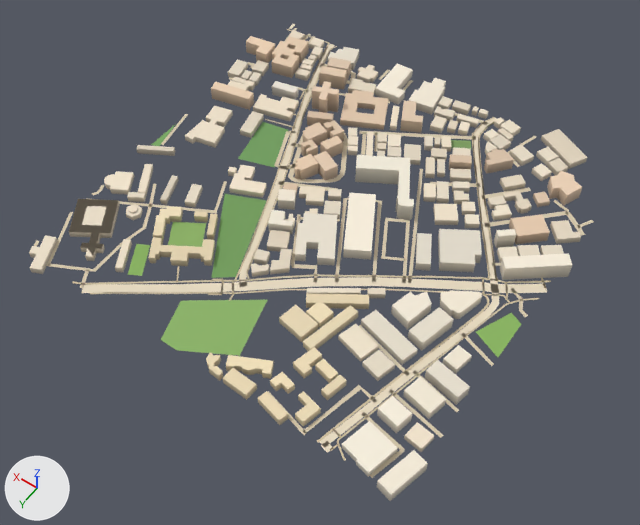
The glTF model public/assets/bengaluru-v1/tiles/t2_-3-l0.glb: old version first, new version second.
The view is the same before and after, from a 50 mm lens placed at (867.0, -684.0, 781.0), pointed at (1234.0, -1198.0, -28.0). The lights are fixed; the arrows at lower left show +X, +Y and +Z. The picture after the commit comes second. Vertices at exactly the same position are counted once.

Names of what the first picture shows: 'building', 'ground'.
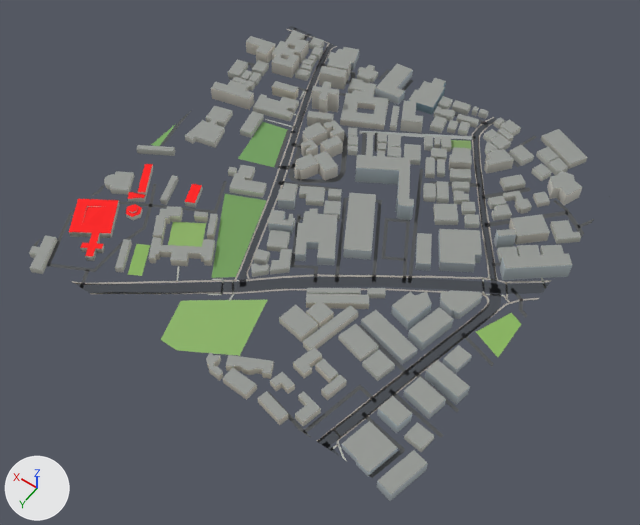
Location of each change, (x1, y1, x2, y2) in pixels of the pictures (640 x 525 px; the box of a moved part takes in the faces that stretch with it):
'ground', reshaped: before (34, 24, 594, 478); after (34, 26, 610, 478)
part 1 of me_building, cut back: before (75, 179, 150, 233); after (69, 179, 150, 261)
part 2 of me_building, recoloured (darker): (29, 30, 587, 501) in both
part 3 of me_ground, rebuilt: before (320, 288, 499, 448); after (317, 289, 501, 448)
part 4 of me_ground, rebuilt: before (321, 443, 333, 453); after (324, 441, 339, 456)
part 5 of me_ground, moved or reshaped: before (46, 28, 594, 478); after (47, 26, 610, 478)
part 6 of me_ground, moved or reshaped: (341, 198, 409, 228) in both
part 7 of me_ground, recoloured: (47, 29, 585, 458) in both

Diff of the bpy script that builds the scene:
```diff
--- a/public/assets/bengaluru-v1/tiles/t2_-3-l0.glb.py
+++ b/public/assets/bengaluru-v1/tiles/t2_-3-l0.glb.py
@@ me_building @@
 # used by ob_building; location = (1000.0, -1500.0, 0.0)
-me_building.from_pydata(...)  # 1994 vertices, 2703 faces; spans x -12.0..518.0, y -22.0..516.0, z 0.0..30.0
+me_building.from_pydata(...)  # 2680 vertices, 4577 faces; spans x -12.0..518.0, y -22.0..516.0, z 0.0..30.0
+# me_building part 1: 1 vertex moved within x 446.0, y 359.0, z 8.0; 5 vertices removed from x 442.0..463.0, y 359.0..407.0, z 8.0; 691 vertices added at x 427.0..503.0, y 359.0..469.0, z 0.0..8.0
+# me_building part 2: 2656 kept faces spanning x -12.0..518.0, y -22.0..516.0, z 0.0..30.0 get new vertex colours
 me_building.materials.append(mat_building)
@@ me_ground @@
 # used by ob_ground; location = (1000.0, -1500.0, 0.0)
 # verts and faces of me_ground; kept vertices keep their numbers, new ones are numbered from 1376
 # before: 1103 (218.0, 207.0, 1.0) at pixel (377, 202), 1104 (215.0, 203.0, 1.0) at pixel (382, 200), 1107 (249.0, 226.0, 1.0) at pixel (347, 200), 1108 (255.0, 226.0, 1.0) at pixel (343, 197), 1131 (193.0, 225.0, 1.0) at pixel (387, 221)
 # before: 1132 (198.0, 222.0, 1.0) at pixel (385, 217)
-me_ground.from_pydata(...)  # 1376 vertices, 1139 faces; spans x -4.0..502.0, y -6.0..505.0, z 1.0
+me_ground.from_pydata(...)  # 1404 vertices, 1167 faces; spans x 0.0..500.0, y 0.0..500.0, z 1.0
+# me_ground part 3: the loose piece of 32 vertices spanning x 31.0..94.0, y 237.0..501.0, z 1.0 is rebuilt with 32 vertices and now spans x 29.0..97.0, y 236.0..500.0, z 1.0
+# me_ground part 4: the loose piece of 6 vertices spanning x 79.0..91.0, y 493.0..504.0, z 1.0 is rebuilt with 5 vertices and now spans x 68.0..91.0, y 494.0..500.0, z 1.0
+# me_ground part 5
+# 97 vertices are removed from x -4.0..502.0, y -1.0..505.0, z 1.0
+# 197 faces are deleted
+# 6 vertices in x -1.0..415.0, y 31.0..475.0, z 1.0 move by (1.0, 0.0, 0.0)
+# 5 vertices in x 329.0..434.0, y -1.0..499.0, z 1.0 move by (0.0, 1.0, 0.0)
+# 5 vertices in x 1.0..397.0, y 59.0..424.0, z 1.0 move by (-1.0, 0.0, 0.0)
+# 45 vertices move from x -2.0..496.0, y 22.0..502.0, z 1.0 to x 0.0..497.0, y 9.0..500.0, z 1.0
+# 128 vertices are added at x 0.0..500.0, y 0.0..500.0, z 1.0
+# 226 new faces join them
+# me_ground part 6
+verts[1104] = (216.0, 202.0, 1.0)  # moved, pixel (381, 200)
+verts[1103] = (217.0, 208.0, 1.0)  # moved, pixel (378, 202)
+verts[1108] = (255.0, 225.0, 1.0)  # moved, pixel (343, 197)
+verts[1107] = (249.0, 226.0, 1.0)  # moved, pixel (346, 200)
+verts[1132] = (198.0, 223.0, 1.0)  # moved, pixel (385, 217)
+verts[1131] = (192.0, 225.0, 1.0)  # moved, pixel (388, 220)
+# me_ground part 7: 820 kept faces spanning x 0.0..500.0, y 0.0..500.0, z 1.0 get new vertex colours; the middle colour goes from beige #d7c9ae to dark grey #535556
+# other edits to the shape of me_ground do not show in these pictures
 me_ground.materials.append(mat_ground)
```
